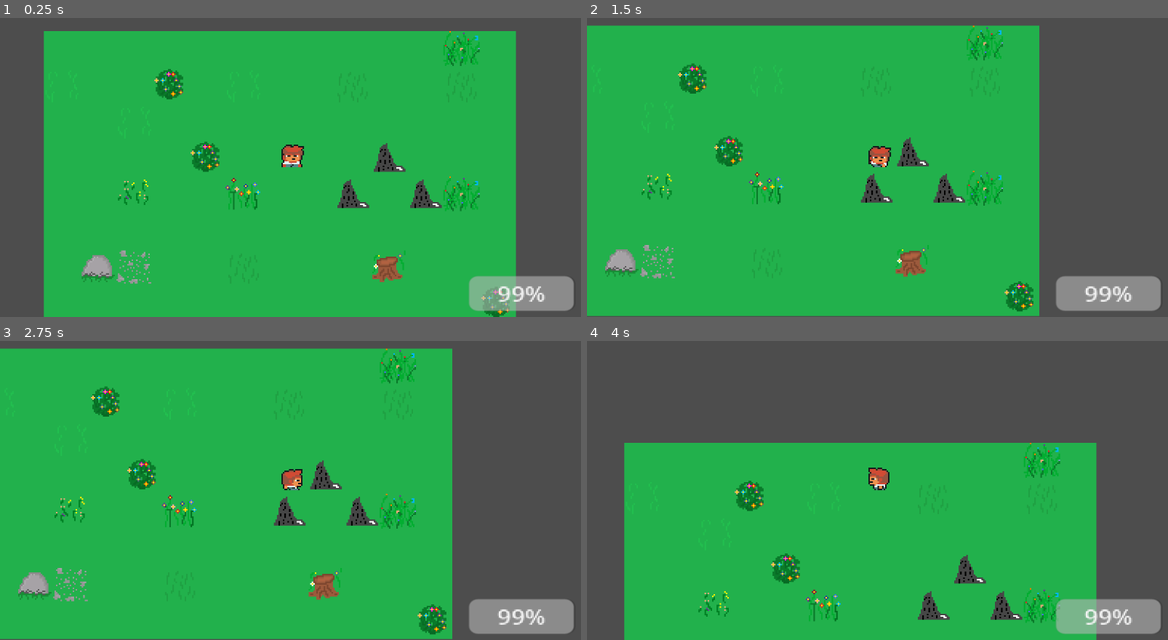
Above: before the commit, frames 1-4 (two rows, left to right).
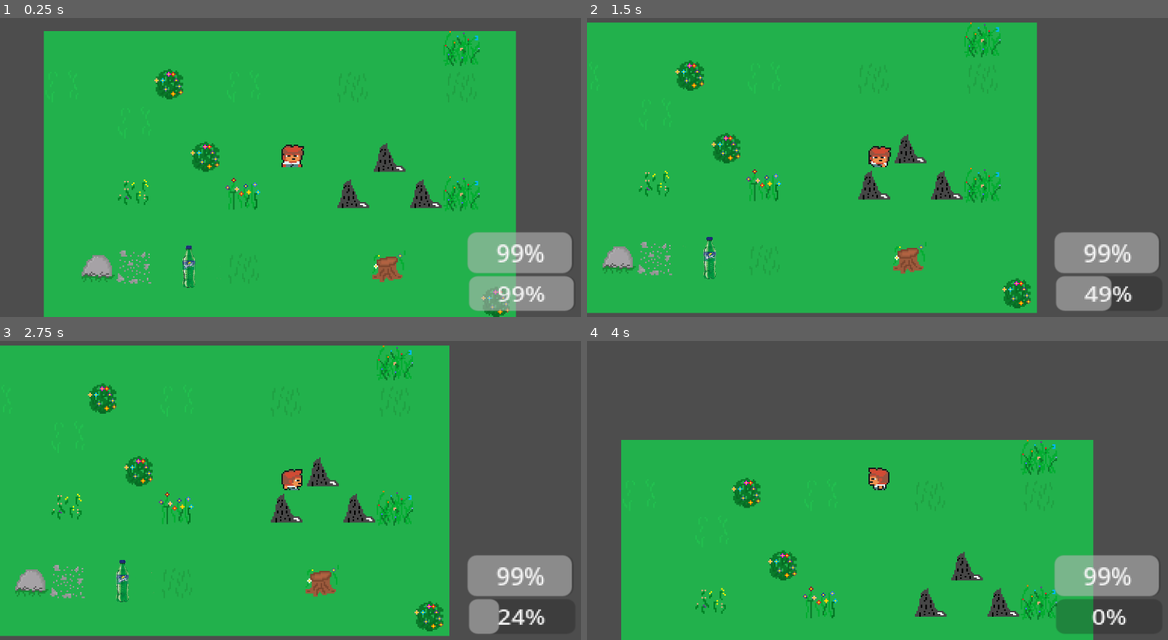
Above: after the commit, the same moments.

Repository: Jelombo/KnightsBadHairDay
Game: Godot game, scene res://Scenes/game.tscn
The game is run twice, just before and just after one commit, with the same random seed, the same clock (stepped at 60 frames per second) and the same inputs.
Inputs (mouse positions are in pixels of both pictures, inside the frame that each line leads up to):
- Up to frame 1 (0.25 s): no input
- Up to frame 2 (1.5 s): tap Enter at 0.5 s; move the mouse to (1005, 137) at 0.52 s; hold D (right) 0.53-1.28 s; click (1005, 137) at 0.6 s; tap Q (useAbility) at 0.8, 1.35 s; move the mouse to (761, 170) at 1.27 s; hold S (down) from 1.28 s (still down)
- Up to frame 3 (2.75 s): click (174, 493) at 1.55 s; move the mouse to (348, 403) at 2.02 s; release S (down) at 2.03 s; hold D (right) from 2.03 s (still down); tap Space (Dash) at 2.1 s; tap Q (useAbility) at 2.3 s
- Up to frame 4 (4 s): move the mouse to (848, 541) at 2.77 s; release D (right) at 2.78 s; hold W (up) 2.78-3.53 s; click (848, 541) at 2.85 s; move the mouse to (1051, 526) at 3.52 s; hold A (left) from 3.53 s (still down); tap Q (useAbility) at 3.6 s

The runs differ from the first frame. In frame 1, 2.7% of the frame differs, in the area x 31-99%, y 71-91%; in frame 2, 9.6%; in frame 3, 10%, in the area x 0-99%, y 1-100%; in frame 4, 8.5%.
Error after the commit: Attempt to call function 'takeDamage' in base 'null instance' on a null instance. (res://Scenes/damagecollider.gd:8)

Commit message:
Add files via upload

Diff:
--- /dev/null
+++ b/Scenes/collision_shape_2d.gd
@@ -0,0 +1 @@
+extends CollisionShape2D
--- /dev/null
+++ b/Scenes/damagecollider.gd
@@ -0,0 +1,8 @@
+extends Area2D
+
+
+@onready var health: ProgressBar = $healthBar
+
+
+func _on_body_entered(body: Node2D) -> void:
+	health.takeDamage()
--- /dev/null
+++ b/Scenes/enemydamage.gd
@@ -0,0 +1,3 @@
+extends CollisionShape2D
+
+@onready var health : ProgressBar = $healthBar
--- a/Scenes/game.tscn
+++ b/Scenes/game.tscn
@@ -1,8 +1,13 @@
-[gd_scene load_steps=8 format=3 uid="uid://pys20pev2r4u"]
+[gd_scene load_steps=15 format=3 uid="uid://pys20pev2r4u"]
 
 [ext_resource type="Texture2D" uid="uid://b13i5xd6nqgu8" path="res://Assets/spikedamagetest.png" id="1_eh6ql"]
 [ext_resource type="Texture2D" uid="uid://sic1rf1d50gw" path="res://Assets/gridmap1.png" id="1_trtv6"]
 [ext_resource type="PackedScene" uid="uid://hr8vikfj7c3m" path="res://Scenes/player.tscn" id="2_g5nax"]
+[ext_resource type="Script" uid="uid://csxar8ds6herf" path="res://Script/ability_bar.gd" id="4_3dryh"]
+[ext_resource type="Script" uid="uid://8ulyk3co4cet" path="res://Script/health_bar.gd" id="5_i6g32"]
+[ext_resource type="Texture2D" uid="uid://3jrmsau07v1n" path="res://Assets/enemyTest.png" id="6_1l0tm"]
+[ext_resource type="Script" uid="uid://lvlwmf8vt1wc" path="res://Scenes/damagecollider.gd" id="6_v158k"]
+[ext_resource type="Script" uid="uid://caeavuqysw6xc" path="res://Scenes/collision_shape_2d.gd" id="8_v158k"]
 
 [sub_resource type="PhysicsMaterial" id="PhysicsMaterial_pli0n"]
 
@@ -60,6 +65,11 @@
 sources/1 = SubResource("TileSetAtlasSource_n572j")
 sources/2 = SubResource("TileSetAtlasSource_rn1vn")
 
+[sub_resource type="CircleShape2D" id="CircleShape2D_h4fw4"]
+
+[sub_resource type="RectangleShape2D" id="RectangleShape2D_ldgsr"]
+size = Vector2(8, 28)
+
 [node name="Game" type="Node2D"]
 
 [node name="Node2D" type="Node2D" parent="."]
@@ -84,3 +94,32 @@
 scale = Vector2(0.989613, 0.848668)
 page = 1.0
 value = 99.0
+script = ExtResource("4_3dryh")
+
+[node name="healthBar" type="ProgressBar" parent="player"]
+offset_left = 116.0
+offset_top = 48.0
+offset_right = 186.0
+offset_bottom = 75.0
+value = 99.0
+script = ExtResource("5_i6g32")
+
+[node name="damagecollider" type="Area2D" parent="player" groups=["damager"]]
+script = ExtResource("6_v158k")
+
+[node name="coliderDamage" type="CollisionShape2D" parent="player/damagecollider"]
+position = Vector2(0, -1)
+shape = SubResource("CircleShape2D_h4fw4")
+
+[node name="EnemyTest" type="Sprite2D" parent="."]
+position = Vector2(48, 83)
+scale = Vector2(0.0233381, 0.023338)
+texture = ExtResource("6_1l0tm")
+
+[node name="CollisionShape2D" type="CollisionShape2D" parent="EnemyTest" groups=["damager"]]
+position = Vector2(0, 42.8484)
+scale = Vector2(42.8485, 42.8485)
+shape = SubResource("RectangleShape2D_ldgsr")
+script = ExtResource("8_v158k")
+
+[connection signal="body_entered" from="player/damagecollider" to="player/damagecollider" method="_on_body_entered"]
--- a/Scenes/player.tscn
+++ b/Scenes/player.tscn
@@ -1,8 +1,8 @@
-[gd_scene load_steps=30 format=3 uid="uid://hr8vikfj7c3m"]
-
-[ext_resource type="Script" path="res://Script/player.gd" id="1_7uckr"]
+[gd_scene load_steps=31 format=3 uid="uid://hr8vikfj7c3m"]
+
+[ext_resource type="Script" uid="uid://b28bkp1k2l2el" path="res://Script/player.gd" id="1_7uckr"]
 [ext_resource type="Texture2D" uid="uid://c2f1npu6kbpce" path="res://Assets/SpriteSheet.png" id="2_046l0"]
-[ext_resource type="Script" path="res://Scenes/player_animations.gd" id="3_n8lno"]
+[ext_resource type="Script" uid="uid://djvutrdnvmfyo" path="res://Script/player_animations.gd" id="3_n8lno"]
 
 [sub_resource type="AtlasTexture" id="AtlasTexture_y4cpp"]
 atlas = ExtResource("2_046l0")
@@ -226,6 +226,8 @@
 }]
 
 [sub_resource type="CircleShape2D" id="CircleShape2D_3sk37"]
+
+[sub_resource type="GDScript" id="GDScript_6t5aa"]
 
 [node name="player" type="CharacterBody2D"]
 script = ExtResource("1_7uckr")
@@ -239,12 +241,12 @@
 frame_progress = 0.864141
 script = ExtResource("3_n8lno")
 
-[node name="CollisionShape2D" type="CollisionShape2D" parent="."]
-visible = false
-position = Vector2(2, 1)
+[node name="physicsCollider" type="CollisionShape2D" parent="."]
+position = Vector2(0, -1)
 shape = SubResource("CircleShape2D_3sk37")
 
 [node name="dashTimer" type="Timer" parent="."]
 wait_time = 0.25
+script = SubResource("GDScript_6t5aa")
 
 [connection signal="timeout" from="dashTimer" to="." method="_on_dash_timer_timeout"]
--- /dev/null
+++ b/Script/ability_bar.gd
@@ -0,0 +1,5 @@
+extends ProgressBar
+
+
+func use_Ability():
+	value -= 25
--- /dev/null
+++ b/Script/health_bar.gd
@@ -0,0 +1,4 @@
+extends ProgressBar
+
+func takeDamage():
+	value -= 25
--- a/Script/player.gd
+++ b/Script/player.gd
@@ -4,19 +4,23 @@
 
 @onready var animated_sprite_2d: AnimationController = $playerAnimations
 @onready var timerDash: Timer = $dashTimer
-@onready var manaProgress: ProgressBar = $abilityBar
+@onready var decreaseAbility = $abilityBar
+@onready var damageCollision = $damageCollider
+
 
 var SPEED = 7000.0
 var MANABAR = 100
-var abilityUse = 25
+
 
 
 func _end_dash():
 	SPEED = 5000.0
 
+
+#All actions that the player can do with their character
 func _physics_process(delta: float) -> void:
+	#movement controls (wasd, animations)
 	var direction = Input.get_vector("left", "right", "up", "down")
-
 	if direction:
 		velocity = direction * SPEED * delta
 	else:
@@ -28,16 +32,22 @@
 	else:
 		animated_sprite_2d.play_idle_animation()
 
+	#when you press space, you dodge/dash
 	if Input.is_action_just_pressed("Dash"):
 		timerDash.start()
 		SPEED = 21000.0
 		get_tree().create_timer(0.15).timeout.connect(_end_dash)
 
+
+
+	#when you press "Q", you use your 'special ability'
 	if Input.is_action_just_pressed("useAbility"):
 		animated_sprite_2d.ability_Use_Animation()
+		decreaseAbility.use_Ability()
 
+
+	#on left click you attack
 	if Input.is_action_just_pressed("attack"):
 		animated_sprite_2d.attack_Animation()
-		manaProgress = manaProgress
 
 	move_and_slide()
--- /dev/null
+++ b/Script/player_animations.gd
@@ -0,0 +1,31 @@
+extends AnimatedSprite2D
+
+class_name AnimationController
+
+const MOVEMENT_TO_IDLE = {
+	"back_walk": "back_idle",
+	"front_walk": "front_idle",
+	"left_walk": "left_idle",
+	"right_walk": "right_idle"
+}
+
+func attack_Animation():
+	play("attack")
+
+func ability_Use_Animation():
+	play("ability_use")
+
+func play_movement_animation(velocity: Vector2):
+	if velocity.x > 0:
+		play("right_walk")
+	elif velocity.x < 0:
+		play("left_walk")
+
+	if velocity.y > 0:
+		play ("front_walk")
+	elif velocity.y < 0:
+		play("back_walk")
+
+func play_idle_animation():
+	if MOVEMENT_TO_IDLE.keys().has(animation):
+		play(MOVEMENT_TO_IDLE[animation])
--- a/project.godot
+++ b/project.godot
@@ -12,7 +12,7 @@
 
 config/name="KnightsBadHairDay"
 run/main_scene="res://Scenes/game.tscn"
-config/features=PackedStringArray("4.3", "GL Compatibility")
+config/features=PackedStringArray("4.4", "GL Compatibility")
 config/icon="res://icon.svg"
 
 [input]
Binary file added: Assets/enemyTest.png
Not shown, added: Assets/enemyTest.png.import
Not shown, added: Scenes/collision_shape_2d.gd.uid
Empty file added: Scenes/damage.gd
Not shown, added: Scenes/damage.gd.uid
Not shown, added: Scenes/damagecollider.gd.uid
Empty file added: Scenes/enemy.gd
Not shown, added: Scenes/enemy.gd.uid
Not shown, added: Scenes/enemydamage.gd.uid
Not shown, added: Script/ability_bar.gd.uid
Not shown, added: Script/health_bar.gd.uid
Not shown, added: Script/player.gd.uid
(and 1 more such lines)
